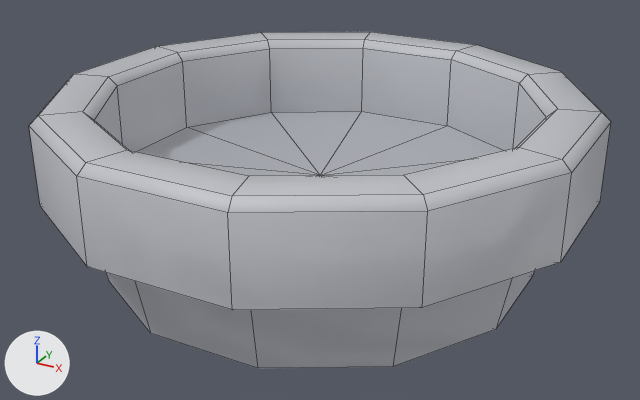
A saved change to the FBX model Assets/Models/Tiny Treats plants/saucer_B_small.fbx.
The view is the same before and after, from a 50 mm lens placed at (0.458, -0.833, 0.486), pointed at (0.005, -0.01, 0.074). Every picture has the same lights, and +X, +Y and +Z are marked at lower left. Mesh edges are drawn as thin lines. Objects named as collision shapes, trigger or cutter boxes, shadow casters or lower levels of detail are left out. Where no turn or scale is listed for an object, it has been applied to the vertices.

In view in the first picture: 'saucer_B_small'.
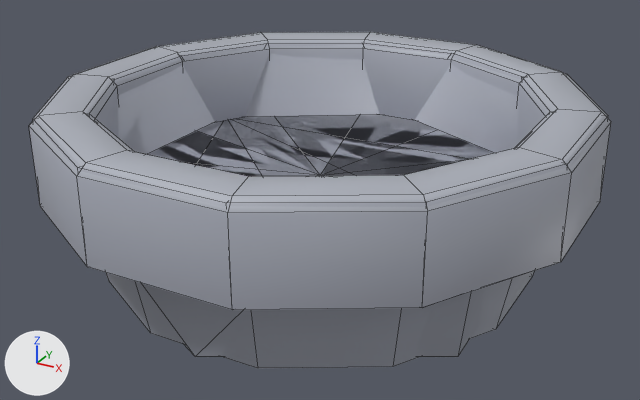
Boxes [x1, y1, x2, y2] around the edits, measured in the pictures (640 x 400 px):
'saucer_B_small', surface changed: [29, 32, 611, 368] in both
'saucer_B_small_LOD1', added: after [33, 42, 608, 357]

The change, as a list of edits to the scene's bpy script:
```text
Change img_tiny_treats_texture_1_png:
    img_tiny_treats_texture_1_png: load_image('tiny_treats_texture_1.png', 'tiny_treats_texture_1.png', 1024, 1024, 'Non-Color') -> load_image('tiny_treats_texture_1.png', 'tiny_treats_texture_1.png', 1024, 1024, 'sRGB')
Change mat_tiny_treats_1:
    remove n3 = _N.new('ShaderNodeTexImage'); n3.name = 'Image Texture.001'
    remove n3.image = img_tiny_treats_texture_1_png
    where n0 = _N.new('ShaderNodeBsdfPrincipled'); n0.name = 'Principled BSDF'
    remove _L.new(n3.outputs[0], n0.inputs[4])  # 'Color' to 'Alpha'
    where n2 = _N.new('ShaderNodeTexImage'); n2.name = 'Image Texture'
    add _L.new(n2.outputs[1], n0.inputs[4])  # 'Alpha' to 'Alpha'
Add me_saucer_b_small_001:
    me_saucer_b_small_001.from_pydata(...)  # 59 vertices, 68 faces; spans x -0.3..0.3, y -0.3..0.3, z 0.0..0.197
    me_saucer_b_small_001.materials.append(mat_tiny_treats_1)  # picture img_tiny_treats_texture_1_png
Add ob_saucer_b_small_lod1:
    ob_saucer_b_small_lod1 = bpy.data.objects.new('saucer_B_small_LOD1', me_saucer_b_small_001)
    ob_saucer_b_small_lod1.location = (0.0, 0.0, 0.0)
```
